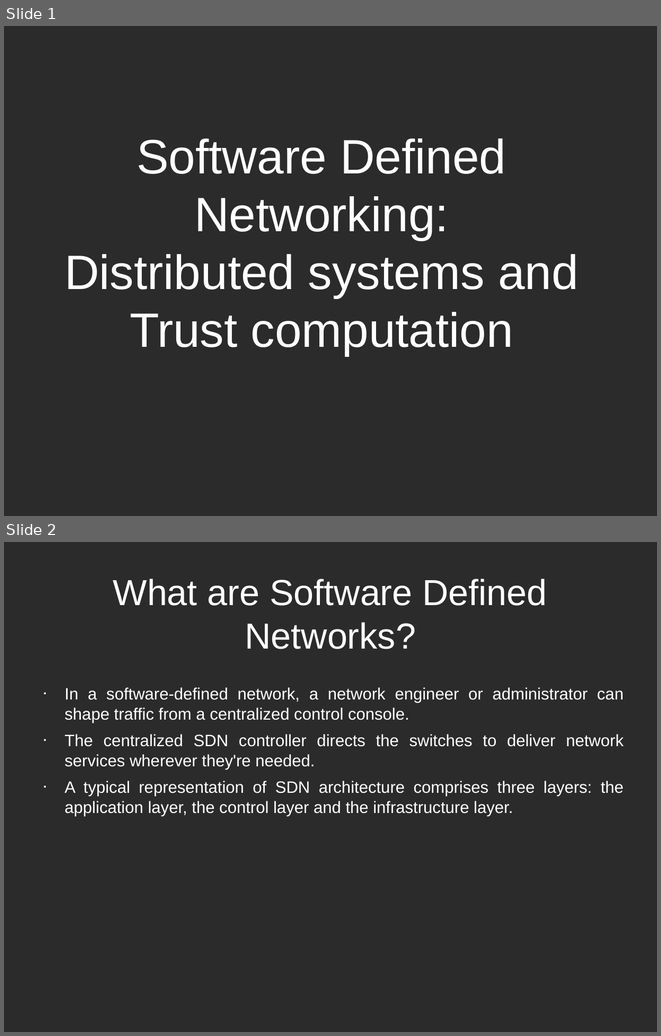
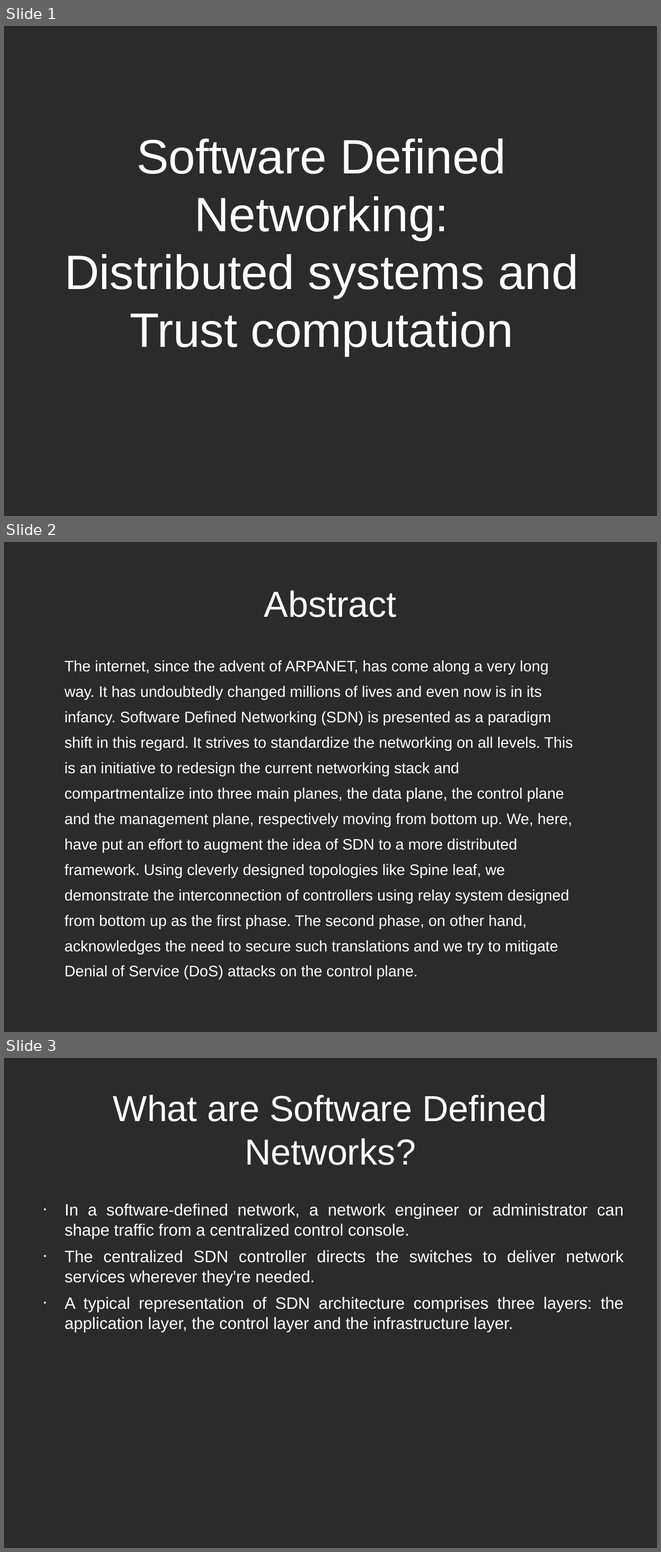
Before and after one commit to r0ck3r008/sdn-proj, a slide deck: reviews/SDN presentation.odp. Shown one above the other, each under a label of ours: slides 1 and 2 before the commit, slides 1, 2 and 3 after it. The pictures are 661x1036 and 661x1552 pixels, drawn with LibreOffice and Linux fonts; fonts in the diff are those of the drawing; background and template pictures are left out; a plain dark background stands for a picture behind light text. Boxes give left, top, right and bottom in pixels: in the first picture for what was removed or moved away, otherwise in the second. Text is boxed around its words. In the diff, an @@ line names an element or a change of style, - is before the commit and + after.

```diff
--- a/reviews/SDN presentation.odp
+++ b/reviews/SDN presentation.odp
@@ slide 2 added at box(4, 542, 657, 1032), background picture (left out) @@
@@ title added at box(264, 590, 397, 617), 44 pt, text #FFFFFF @@
+Abstract
@@ text added at box(64, 660, 573, 979), 18.5 pt, text #FFFFFF @@
+The internet, since the advent of ARPANET, has come along a very long
+way. It has undoubtedly changed millions of lives and even now is in its
+infancy. Software Defined Networking (SDN) is presented as a paradigm
+shift in this regard. It strives to standardize the networking on all levels. This
+is an initiative to redesign the current networking stack and
+compartmentalize into three main planes, the data plane, the control plane
+and the management plane, respectively moving from bottom up. We, here,
+have put an effort to augment the idea of SDN to a more distributed
+framework. Using cleverly designed topologies like Spine leaf, we
+demonstrate the interconnection of controllers using relay system designed
+from bottom up as the first phase. The second phase, on other hand,
+acknowledges the need to secure such translations and we try to mitigate
+Denial of Service (DoS) attacks on the control plane.
@@ what was slide 2 is now slide 3 @@
```
Also in this commit, not shown: 1 slide changed, 1 other slide added, 1 slide removed, 2 other files.
